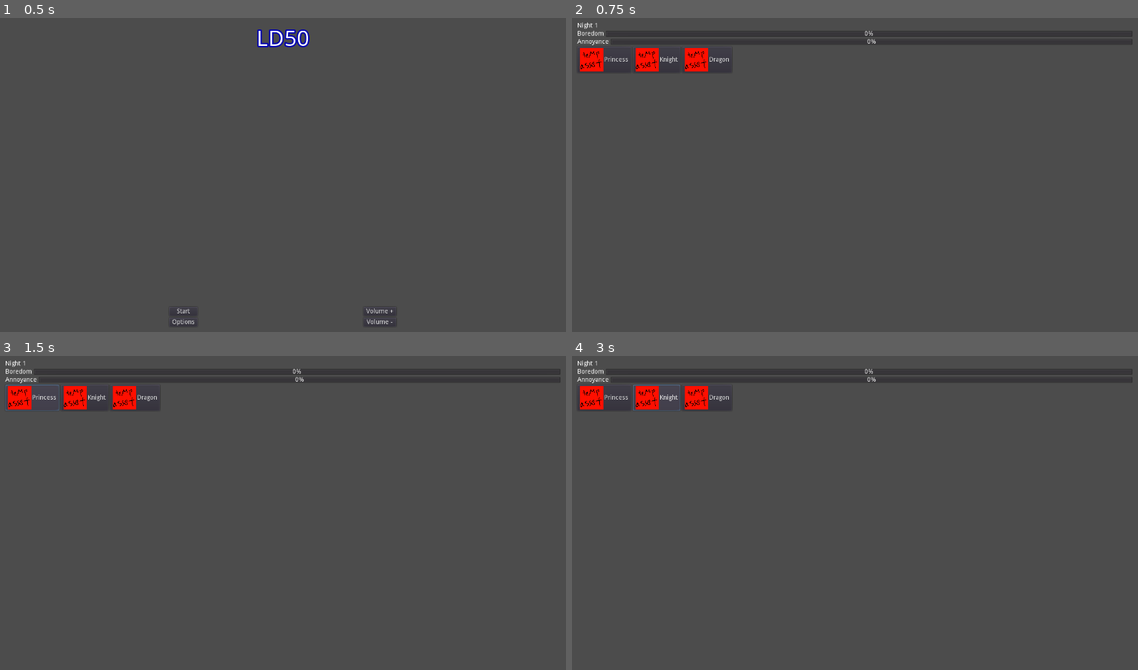
Above: before the commit, frames 1-4 (two rows, left to right).
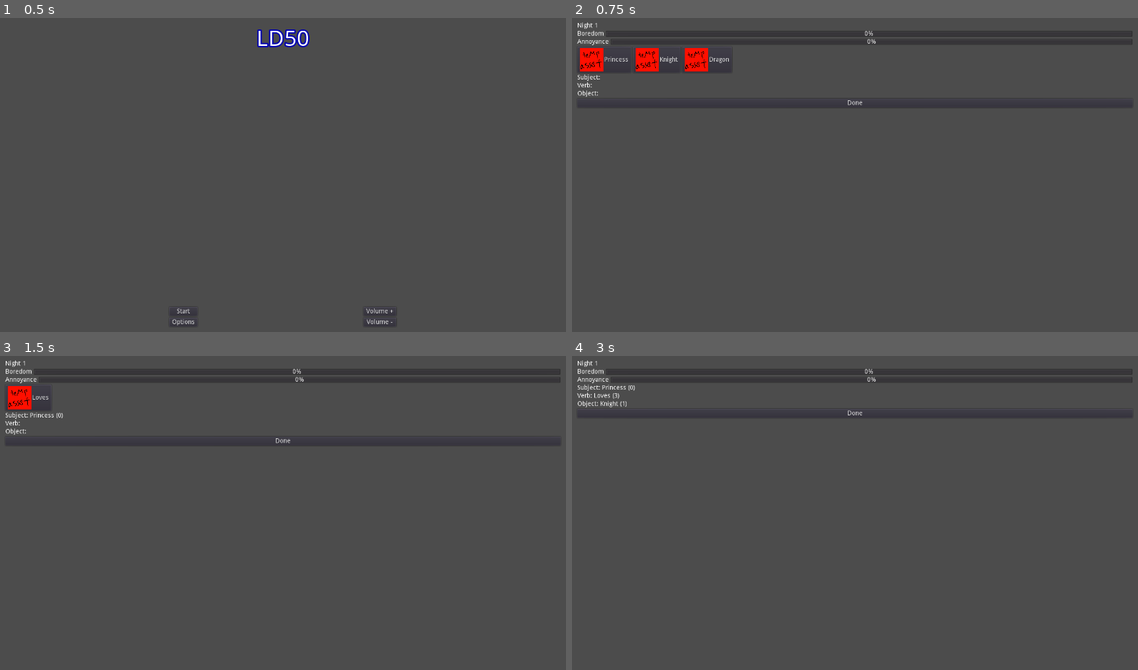
Above: after the commit, the same moments.

Repository: alpacanumerals/LD50
Game: Godot game, scene res://TitleScreen.tscn
The game is run twice, just before and just after one commit, with the same random seed, the same clock (stepped at 60 frames per second) and the same inputs.
Inputs (mouse positions are in pixels of both pictures, inside the frame that each line leads up to):
- Up to frame 1 (0.5 s): no input
- Up to frame 2 (0.75 s): click "Start" at 0.5 s
- Up to frame 3 (1.5 s): click "Princess" at 1.25 s
- Up to frame 4 (3 s): click (600, 396) at 2 s, where only the run after the commit has a clickable "Loves"; click "Knight" at 2.75 s

Frame 1 is identical in both runs. In frame 2, 0.1% of the frame differs, in the area x 0-52%, y 17-28%; in frame 3, 0.9%; in frame 4, 1.4%, in the area x 0-95%, y 9-20%.

Commit message:
full night with part selections

Diff:
--- a/CardButton.tscn
+++ b/CardButton.tscn
@@ -1,10 +1,12 @@
 [gd_scene load_steps=3 format=2]
 
-[ext_resource path="res://Cardbutton.gd" type="Script" id=1]
+[ext_resource path="res://CardButton.gd" type="Script" id=1]
 [ext_resource path="res://assets/asset.png" type="Texture" id=2]
 
-[node name="Cardbutton" type="Button"]
+[node name="CardButton" type="Button"]
 anchor_right = 1.0
 anchor_bottom = 1.0
 icon = ExtResource( 2 )
 script = ExtResource( 1 )
+
+[connection signal="pressed" from="." to="." method="_on_CardButton_pressed"]
--- a/Cardbutton.gd
+++ b/Cardbutton.gd
@@ -4,3 +4,6 @@
 
 func _ready():
     pass
+
+func _on_CardButton_pressed():
+    Story.add_word(card_id)
--- a/CardsContainer.gd
+++ b/CardsContainer.gd
@@ -4,15 +4,18 @@
 const card_button = preload("res://CardButton.tscn")
 
 func _ready():
-    if (!verbs):
+    if (verbs):
+        for i in range(Story.operator_id_start, Story.new_id):
+            var cb = card_button.instance()
+            cb.card_id = Story.cards[i].id
+            cb.text = Story.cards[i].card_name
+            add_child(cb)
+    else:
         for i in range(0, Story.operator_id_start):
             var cb = card_button.instance()
-            cb.card_id = Story.operands[i].id
-            cb.text = Story.operands[i].card_name
+            cb.card_id = Story.cards[i].id
+            cb.text = Story.cards[i].card_name
             add_child(cb)
-    else:
-        for i in range(Story.operator_id_start, Story.new_id):
-            var cb = card_button.instance()
-            cb.card_id = Story.operators[i].id
-            cb.text = Story.operators[i].card_name
-            add_child(cb)
+
+func _process(_delta):
+    visible = Story.current_phase != Story.phase.NONE && verbs == (Story.current_phase == Story.phase.VERB)
--- a/StoryScene.tscn
+++ b/StoryScene.tscn
@@ -1,8 +1,9 @@
-[gd_scene load_steps=5 format=2]
+[gd_scene load_steps=6 format=2]
 
 [ext_resource path="res://stat_bar.gd" type="Script" id=1]
 [ext_resource path="res://nightlabel.gd" type="Script" id=2]
 [ext_resource path="res://plot_button.gd" type="Script" id=3]
+[ext_resource path="res://WordLabel.gd" type="Script" id=4]
 [ext_resource path="res://CardsContainer.gd" type="Script" id=6]
 
 [node name="StoryScene" type="MarginContainer"]
@@ -17,7 +18,7 @@
 margin_right = 1240.0
 margin_bottom = 680.0
 
-[node name="Label" type="Label" parent="VBoxContainer"]
+[node name="NightLabel" type="Label" parent="VBoxContainer"]
 margin_right = 1240.0
 margin_bottom = 14.0
 text = "Night: "
@@ -65,38 +66,6 @@
 script = ExtResource( 1 )
 stat_name = "annoyance"
 
-[node name="ButtonsContainer" type="HBoxContainer" parent="VBoxContainer"]
-visible = false
-margin_top = 54.0
-margin_right = 1240.0
-margin_bottom = 74.0
-
-[node name="Button" type="Button" parent="VBoxContainer/ButtonsContainer"]
-margin_right = 148.0
-margin_bottom = 20.0
-text = "Princess loves Knight"
-script = ExtResource( 3 )
-verb_id = 3
-object_id = 1
-
-[node name="Button2" type="Button" parent="VBoxContainer/ButtonsContainer"]
-margin_left = 152.0
-margin_right = 300.0
-margin_bottom = 20.0
-text = "Knight loves Princess"
-script = ExtResource( 3 )
-subject_id = 1
-verb_id = 3
-
-[node name="Button3" type="Button" parent="VBoxContainer/ButtonsContainer"]
-margin_left = 304.0
-margin_right = 457.0
-margin_bottom = 20.0
-text = "Princess loves Dragon"
-script = ExtResource( 3 )
-verb_id = 3
-object_id = 2
-
 [node name="OperandContainer" type="HBoxContainer" parent="VBoxContainer"]
 margin_top = 54.0
 margin_right = 1240.0
@@ -111,11 +80,37 @@
 script = ExtResource( 6 )
 verbs = true
 
-[node name="WindowsContainer" type="HBoxContainer" parent="VBoxContainer"]
+[node name="SubjectLabel" type="Label" parent="VBoxContainer"]
 margin_top = 58.0
 margin_right = 1240.0
-margin_bottom = 58.0
+margin_bottom = 72.0
+text = "Subject: "
+script = ExtResource( 4 )
+label_text = "Subject: "
 
-[connection signal="pressed" from="VBoxContainer/ButtonsContainer/Button" to="VBoxContainer/ButtonsContainer/Button" method="_on_Button_pressed"]
-[connection signal="pressed" from="VBoxContainer/ButtonsContainer/Button2" to="VBoxContainer/ButtonsContainer/Button2" method="_on_Button_pressed"]
-[connection signal="pressed" from="VBoxContainer/ButtonsContainer/Button3" to="VBoxContainer/ButtonsContainer/Button3" method="_on_Button_pressed"]
+[node name="VerbLabel" type="Label" parent="VBoxContainer"]
+margin_top = 76.0
+margin_right = 1240.0
+margin_bottom = 90.0
+text = "Verb: "
+script = ExtResource( 4 )
+part_of_speech = 1
+label_text = "Verb: "
+
+[node name="ObjectLabel" type="Label" parent="VBoxContainer"]
+margin_top = 94.0
+margin_right = 1240.0
+margin_bottom = 108.0
+text = "Object: "
+script = ExtResource( 4 )
+part_of_speech = 2
+label_text = "Object: "
+
+[node name="DoneButton" type="Button" parent="VBoxContainer"]
+margin_top = 112.0
+margin_right = 1240.0
+margin_bottom = 132.0
+text = "Done"
+script = ExtResource( 3 )
+
+[connection signal="pressed" from="VBoxContainer/DoneButton" to="VBoxContainer/DoneButton" method="_on_DoneButton_pressed"]
--- /dev/null
+++ b/WordLabel.gd
@@ -0,0 +1,9 @@
+extends Label
+
+export var part_of_speech: int
+export var label_text: String
+
+func _process(_delta):
+    if (Story.current_tale.has(part_of_speech)):
+        var content_id = Story.current_tale[part_of_speech]
+        text = label_text + Story.cards[content_id].card_name + " (" + str(content_id) + ")"
--- a/autoload/story.gd
+++ b/autoload/story.gd
@@ -17,10 +17,13 @@
 
 const loves = preload("res://cards/loves.gd")
 
-var operators = {}
-var operands = {}
+var cards = {}
 
 var memory = {}
+
+enum phase { SUBJECT, VERB, OBJECT, NONE }
+var current_phase: int = phase.SUBJECT
+var current_tale = {}
 
 func get_new_id():
     var id = new_id
@@ -36,19 +39,19 @@
     annoyance = 0
     memory = {}
     setup_cards()
+    current_phase = phase.SUBJECT
+    current_tale = {}
 
 func tell_story(subject_id, verb_id, object_id):
-    night += 1
-
     var story_key = subject_id*10000 + verb_id*100 + object_id
 
     var repeats = memory.get(story_key, 0)
     memory[story_key] = repeats+1
 
-    var subject = operands[subject_id]
-    var object = operands[object_id]
+    var subject = cards[subject_id]
+    var object = cards[object_id]
 
-    var verb = operators[verb_id]
+    var verb = cards[verb_id]
 
     print("key: " + str(story_key))
 
@@ -72,8 +75,15 @@
     print("boredom: " + str(boredom))
     print("annoyance: " + str(annoyance))
 
+    next_night()
+
     if (threshold_exceeded()):
         Switcher.switch_scene("res://TitleScreen.tscn")
+
+func next_night():
+    night += 1
+    current_tale = {}
+    current_phase = phase.SUBJECT
 
 func threshold_exceeded():
     var exceeded: bool = false
@@ -86,17 +96,22 @@
     return exceeded
 
 func setup_cards():
-    operands = {}
-    setup_operand(princess.new(get_new_id()))
-    setup_operand(knight.new(get_new_id()))
-    setup_operand(dragon.new(get_new_id()))
+    cards = {}
+    setup_card(princess.new(get_new_id()))
+    setup_card(knight.new(get_new_id()))
+    setup_card(dragon.new(get_new_id()))
 
     operator_id_start = new_id
-    operators = {}
-    setup_operator(loves.new(get_new_id()))
+    setup_card(loves.new(get_new_id()))
 
-func setup_operator(card):
-    operators[card.id] = card
+func setup_card(card):
+    cards[card.id] = card
 
-func setup_operand(card):
-    operands[card.id] = card
+func add_word(card_id):
+    current_tale[current_phase] = card_id
+    if current_phase == phase.SUBJECT:
+        current_phase = phase.VERB
+    elif current_phase == phase.VERB:
+        current_phase = phase.OBJECT
+    elif current_phase == phase.OBJECT:
+        current_phase = phase.NONE
--- a/plot_button.gd
+++ b/plot_button.gd
@@ -1,11 +1,10 @@
 extends Button
-
-export(int) var subject_id
-export(int) var verb_id
-export(int) var object_id
 
 func _ready():
     pass
 
-func _on_Button_pressed():
-    Story.tell_story(subject_id, verb_id, object_id)
+func _on_DoneButton_pressed():
+    var subject = Story.current_tale[Story.phase.SUBJECT]
+    var verb = Story.current_tale[Story.phase.VERB]
+    var object = Story.current_tale[Story.phase.OBJECT]
+    Story.tell_story(subject, verb, object)
